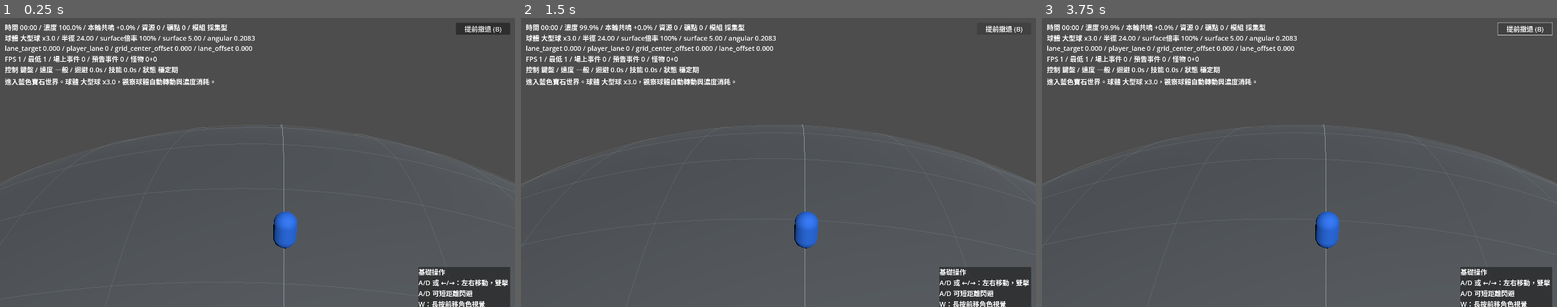
Above: before the commit, frames 1-3 (left to right).
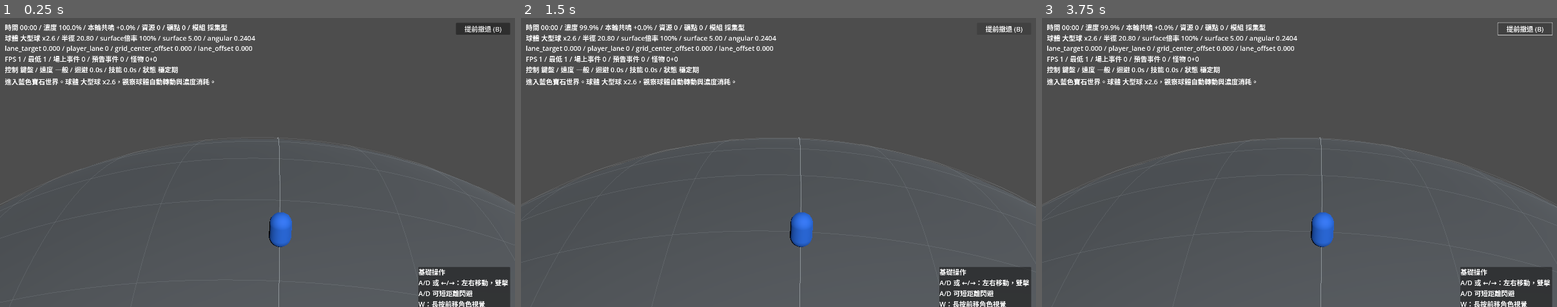
Above: after the commit, the same moments.

Repository: ttww14700-tech/GodotProject-AstralEcho
Game: Godot game, scene res://scenes/RunWorld.tscn
Same seed, same stepped clock (60 frames per second), same inputs: the game is played once before the commit and once after it. This scene is started directly instead of the project's main scene.
Inputs:
- Up to frame 1 (0.25 s): no input
- Up to frame 2 (1.5 s): click "提前撤退 (B)" at 0.5 s; tap Enter at 1.25 s; hold D (move_right) from 1.28 s (still down); hold W (camera_push_forward) from 1.28 s (still down)
- Up to frame 3 (3.75 s): tap Space (dodge) at 2, 2.1, 3.5 s; release D (move_right) at 2.03 s; release W (camera_push_forward) at 2.03 s; hold S (slow_down) 2.03-2.78 s; tap Enter at 2.75 s; hold D (move_right) 2.78-3.53 s; tap B (retreat) at 2.85 s; hold Up from 3.53 s (still down); tap W (camera_push_forward) at 3.6 s

The runs differ from the first frame. In frame 1, 0.8% of the frame differs, in the area x 0-100%, y 6-100%; in frame 2, 0.9%; in frame 3, 0.9%.

Commit message:
Randomize non-monster event lateral spawn

Diff:
--- a/scripts/RunWorld.gd
+++ b/scripts/RunWorld.gd
@@ -8,7 +8,7 @@
 const RUN_DURATION := 600.0
 const WORLD_RADIUS := 8.0
 const EVENT_TRIGGER_ANGLE := 0.08
-const EVENT_EXPIRE_ANGLE := 0.75
+const EVENT_EXPIRE_ANGLE := 0.45
 const LANE_STEP := 4.4
 const PLAYER_MOVE_LIMIT := 5.2
 const LATERAL_SPEED := 3.2
@@ -23,13 +23,13 @@
 const MONSTER_SCATTER_FAR_RADIUS_RATIO := 0.55
 const NORMAL_MONSTER_MIN_SCALE := 1.1
 const NORMAL_MONSTER_MAX_SCALE := 1.5
-const EVENT_SPAWN_ANGLE := -0.9
+const EVENT_SPAWN_ANGLE := -1.05
 const EVENT_GROUP_ANGLE_STEP := 0.08
 const RUN_PERFORMANCE_SAMPLE_INTERVAL := 0.35
 const WORLD_SIZE_OPTIONS := [
-	{"name": "小型球", "scale": 1.3},
-	{"name": "中型球", "scale": 2.2},
-	{"name": "大型球", "scale": 3.0}
+	{"name": "小型球", "scale": 1.4},
+	{"name": "中型球", "scale": 2.0},
+	{"name": "大型球", "scale": 2.6}
 ]
 
 @export var base_surface_speed := 3.64
@@ -76,7 +76,8 @@
 @export var event_preview_use_grid_alignment := true
 @export var event_preview_grid_columns := 3
 @export var event_preview_grid_forward_bands := 4
-@export var event_preview_grid_lateral_span_lanes := 1.0
+@export var event_preview_grid_lateral_span_lanes := 0.75
+@export var event_point_lateral_grid_cells := 2.0
 @export var event_preview_grid_safe_screen_x_min := 0.08
 @export var event_preview_grid_safe_screen_x_max := 0.92
 @export var event_preview_projection_blend := 0.45
@@ -240,19 +241,21 @@
 	return clampi(roundi(normalized * float(columns - 1)), 0, columns - 1)
 
 
-func _event_preview_grid_x_from_column(column: int) -> float:
+func _event_preview_grid_x_from_column(column: int, event_type := "") -> float:
+	if _uses_event_point_lateral_grid(event_type):
+		return _random_event_point_lateral_x()
 	var columns := maxi(event_preview_grid_columns, 1)
 	if columns <= 1:
 		return 0.0
 	var safe_column := clampi(column, 0, columns - 1)
-	var span_lanes := maxf(event_preview_grid_lateral_span_lanes, 0.001)
+	var lateral_extent := maxf(event_preview_grid_lateral_span_lanes, 0.001) * _lane_step()
 	var t := float(safe_column) / float(columns - 1)
-	return lerpf(-span_lanes * _lane_step(), span_lanes * _lane_step(), t)
-
-
-func _create_event_preview_grid_cell(lane: int, spawn_angle: float) -> Dictionary:
+	return lerpf(-lateral_extent, lateral_extent, t)
+
+
+func _create_event_preview_grid_cell(lane: int, spawn_angle: float, event_type := "") -> Dictionary:
 	var column := _event_preview_grid_column_from_lane(lane)
-	var grid_x := _event_preview_grid_x_from_column(column)
+	var grid_x := _event_preview_grid_x_from_column(column, event_type)
 	return {
 		"column": column,
 		"columns": maxi(event_preview_grid_columns, 1),
@@ -261,6 +264,26 @@
 		"spawn_angle": spawn_angle,
 		"spawn_forward_band": 0
 	}
+
+
+func _uses_event_point_lateral_grid(event_type: String) -> bool:
+	return event_type != "" and event_type != "monster"
+
+
+func _event_point_lateral_grid_extent() -> float:
+	var subdivisions := float(maxi(surface_grid_cube_face_subdivisions, 2))
+	var grid_cells := maxf(event_point_lateral_grid_cells, 0.0)
+	var cube_offset := clampf(grid_cells * 2.0 / subdivisions, 0.0, 1.0)
+	if cube_offset <= 0.0:
+		return 0.0
+	return absf(_cube_sphere_point(2, Vector2(cube_offset, 0.0), current_world_radius).x)
+
+
+func _random_event_point_lateral_x() -> float:
+	var lateral_extent := _event_point_lateral_grid_extent()
+	if lateral_extent <= 0.0:
+		return 0.0
+	return randf_range(-lateral_extent, lateral_extent)
 
 
 func _event_preview_grid_cell_label(grid_cell: Dictionary) -> String:
@@ -745,7 +768,7 @@
 		var spawn_angle := float(preview_event.get("spawn_angle", EVENT_SPAWN_ANGLE))
 		var grid_cell: Dictionary = preview_event.get("grid_cell", {})
 		if grid_cell.is_empty():
-			grid_cell = _create_event_preview_grid_cell(lane, spawn_angle)
+			grid_cell = _create_event_preview_grid_cell(lane, spawn_angle, String(preview_event.get("type", "")))
 			preview_event["grid_cell"] = grid_cell
 
 		var max_preview_angle := maxf(float(preview_event.get("max_preview_angle", 0.001)), 0.001)
@@ -1054,7 +1077,7 @@
 		spawn_x = _random_monster_spawn_x(lane)
 	var max_preview_angle := _resolved_event_preview_lead_angle()
 	var spawn_angle := EVENT_SPAWN_ANGLE + angle_offset
-	var grid_cell := _create_event_preview_grid_cell(lane, spawn_angle)
+	var grid_cell := _create_event_preview_grid_cell(lane, spawn_angle, event_type)
 	var preview_event := {
 		"id": preview_event_serial,
 		"type": event_type,
@@ -1129,7 +1152,7 @@
 
 	var resolved_grid_cell := grid_cell.duplicate(true)
 	if resolved_grid_cell.is_empty():
-		resolved_grid_cell = _create_event_preview_grid_cell(lane, angle)
+		resolved_grid_cell = _create_event_preview_grid_cell(lane, angle, event_type)
 	var start_x := _resolve_event_spawn_x(event_type, lane, resolved_grid_cell, spawn_x)
 	var start_angle := float(resolved_grid_cell.get("spawn_angle", angle))
 	var start_lane := clampi(roundi(start_x / _lane_step()), -1, 1)
